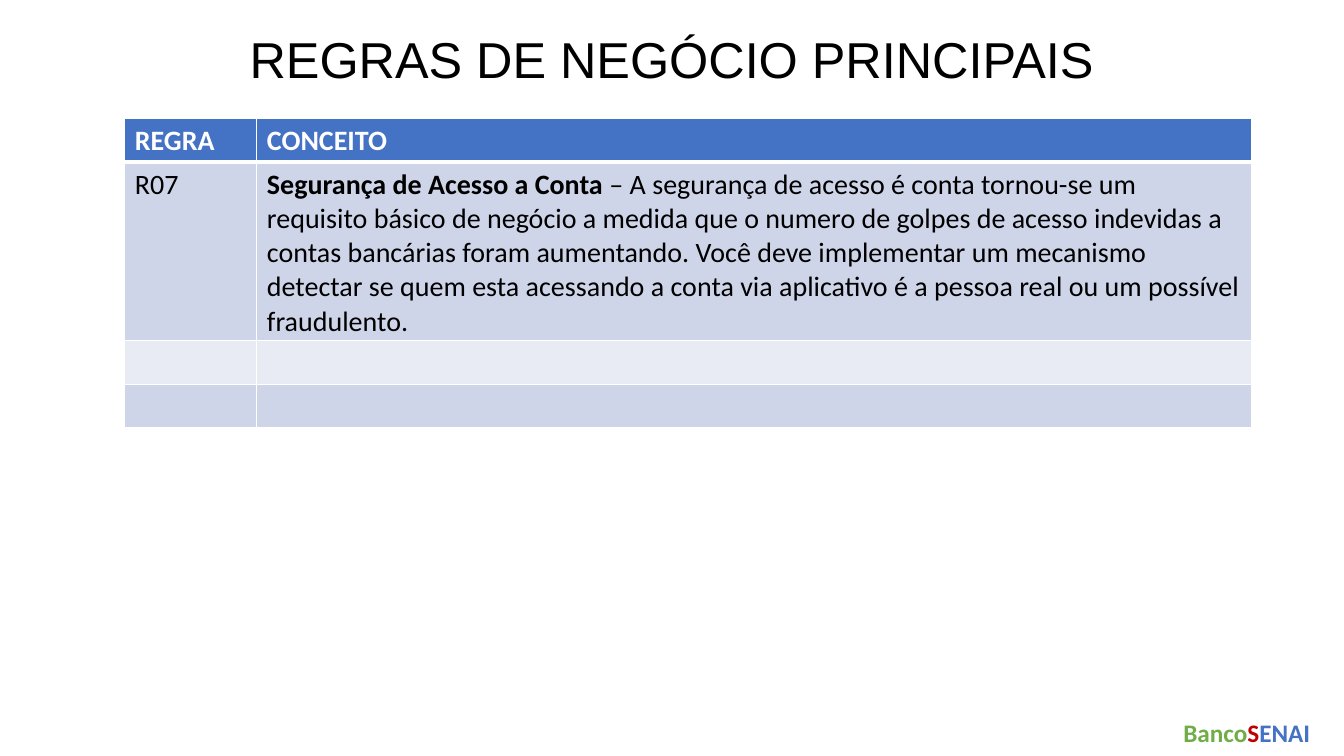
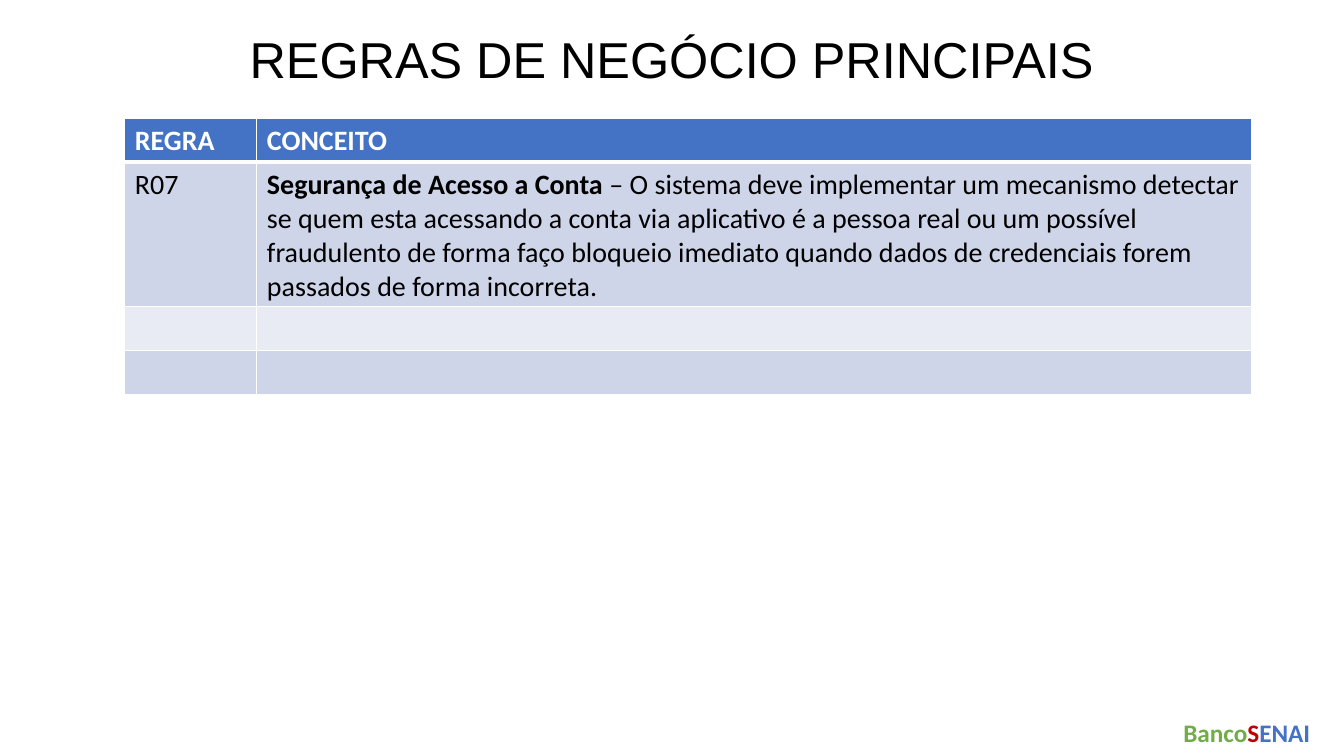
Before and after one commit to cauadrocha-dot/bancosenai, a slide deck: slide 5 of Documentacao/ArquiteturaProjeto.pptx. Drawn at 1344x756 pixels with LibreOffice and Linux fonts; fonts in the diff are those of the drawing. Boxes give left, top, right and bottom in pixels: in the first picture for what was removed or moved away, otherwise in the second. Text is boxed around its words. In the diff, an @@ line names an element or a change of style, - is before the commit and + after.

Commit message:
Documento atualizado com regra de Segurança

```diff
--- a/Documentacao/ArquiteturaProjeto.pptx
+++ b/Documentacao/ArquiteturaProjeto.pptx
@@ table at bbox=[125, 119, 1252, 394] @@
-row 2, column 2: Segurança de Acesso a Conta – A segurança de acesso é conta tornou-se um requisito básico de negócio a medida que o numero de golpes de acesso indevidas a contas bancárias foram aumentando. Você deve implementar um mecanismo detectar se quem esta acessando a conta via aplicativo é a pessoa real ou um possível fraudulento.
+row 2, column 2: Segurança de Acesso a Conta – O sistema deve implementar um mecanismo detectar se quem esta acessando a conta via aplicativo é a pessoa real ou um possível fraudulento de forma faço bloqueio imediato quando dados de credenciais forem passados de forma incorreta.
```
Also in this commit, not shown: 1 other file.
